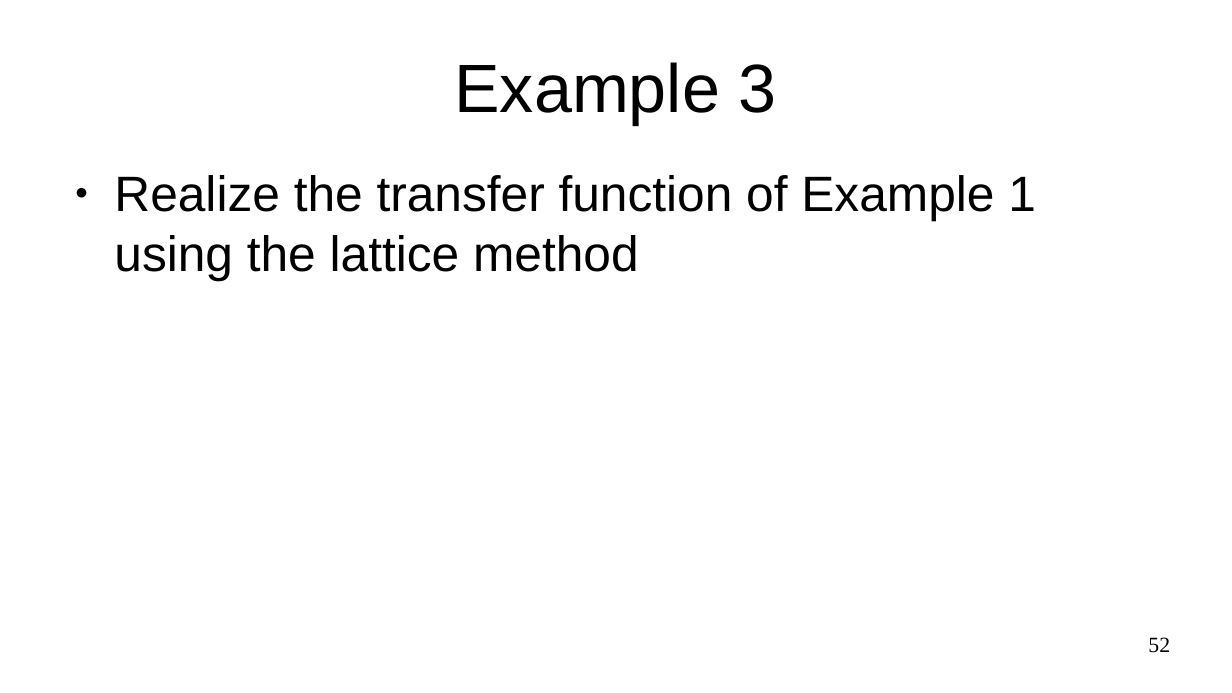
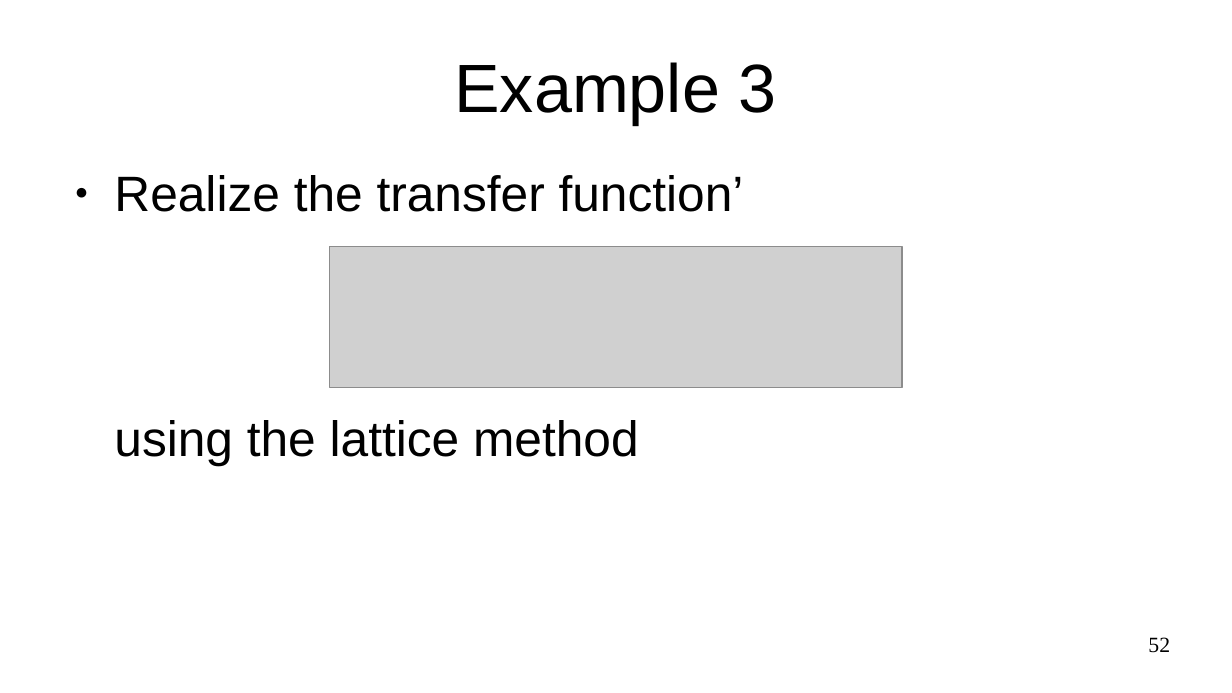
Before and after one commit to miftanurfarid/pengolahan_sinyal_digital, a slide deck: slide 52 of slide/2022/09.realization_of_digital_filters/09.realization_of_digital_filters.odp. Drawn at 1232x693 pixels with LibreOffice and Linux fonts; fonts in the diff are those of the drawing; grey boxes stand for pictures. Boxes give left, top, right and bottom in pixels: in the first picture for what was removed or moved away, otherwise in the second. Text is boxed around its words. In the diff, an @@ line names an element or a change of style, - is before the commit and + after.

```diff
--- a/slide/2022/09.realization_of_digital_filters/09.realization_of_digital_filters.odp
+++ b/slide/2022/09.realization_of_digital_filters/09.realization_of_digital_filters.odp
@@ text at (114,175,744,466): text changed @@
-● Realize the transfer function of Example 1 using the lattice method
+● Realize the transfer function’
+using the lattice method
@@ picture added at (330,247,902,388) @@
```
Also in this commit, not shown: 5 slides added.
